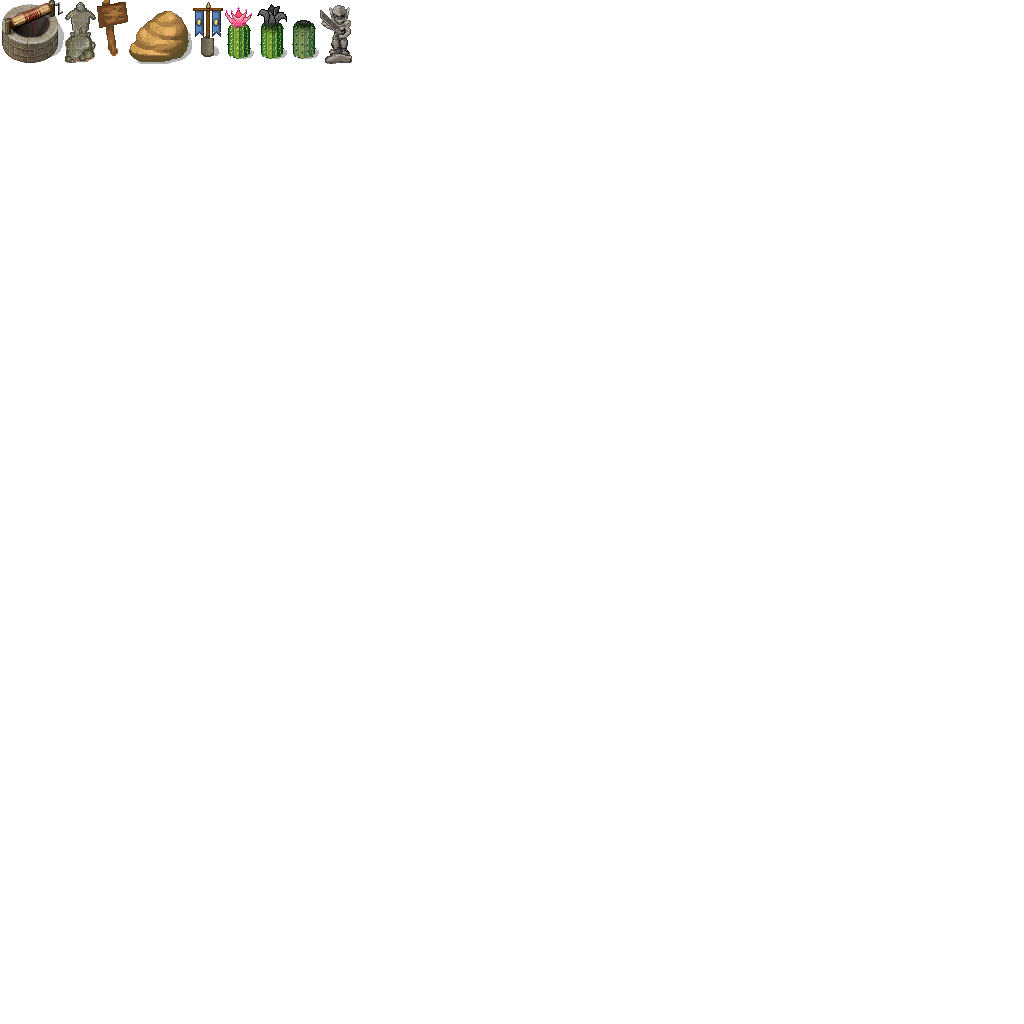
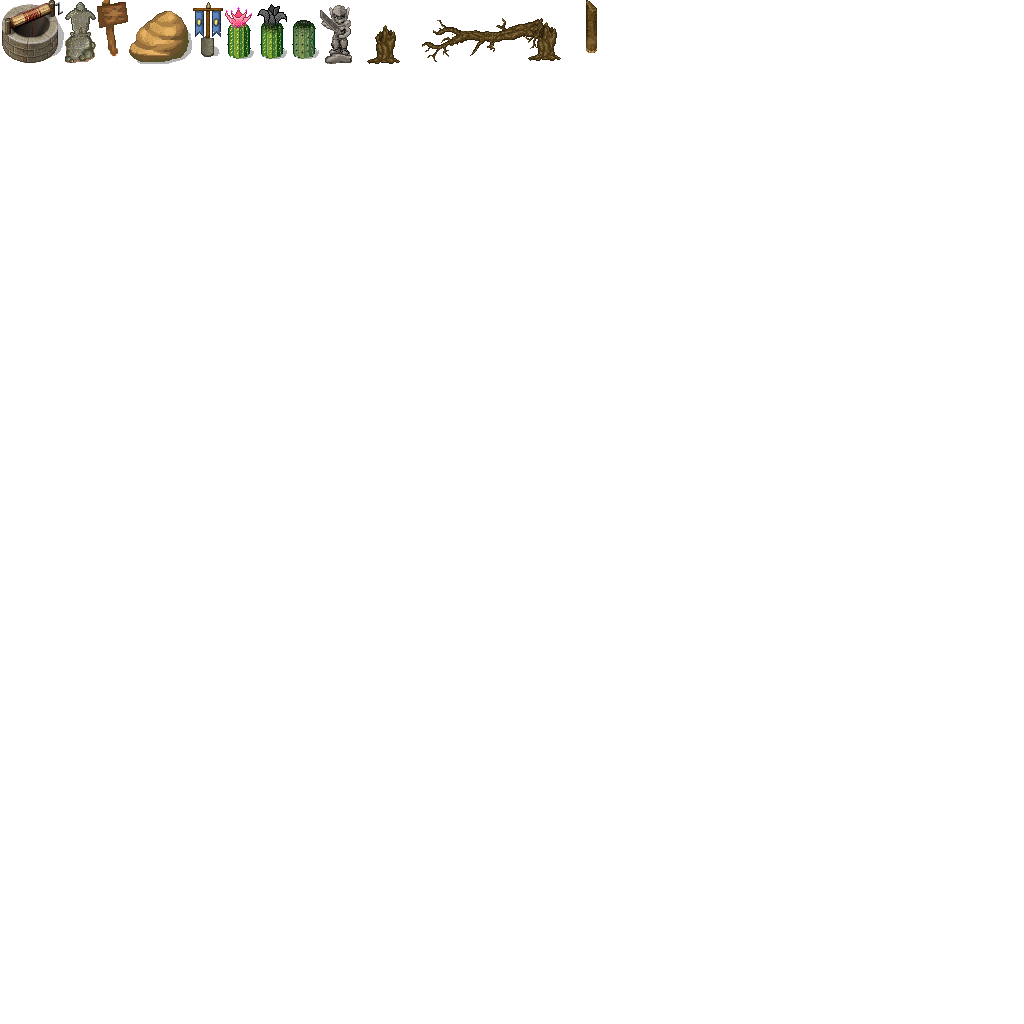
Layered file, before and after one edit (1024 × 1024). Changes by layer:
painted on "Hintergrund" over bbox(367, 0, 597, 64)
